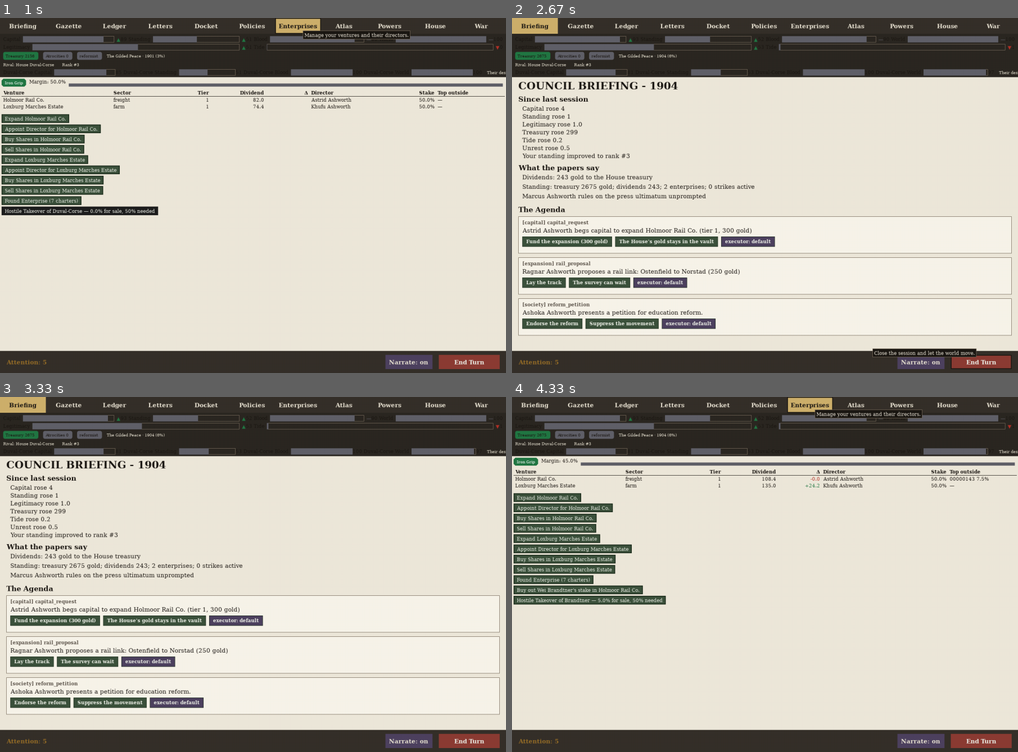
Above: before the commit, frames 1-4 (two rows, left to right).
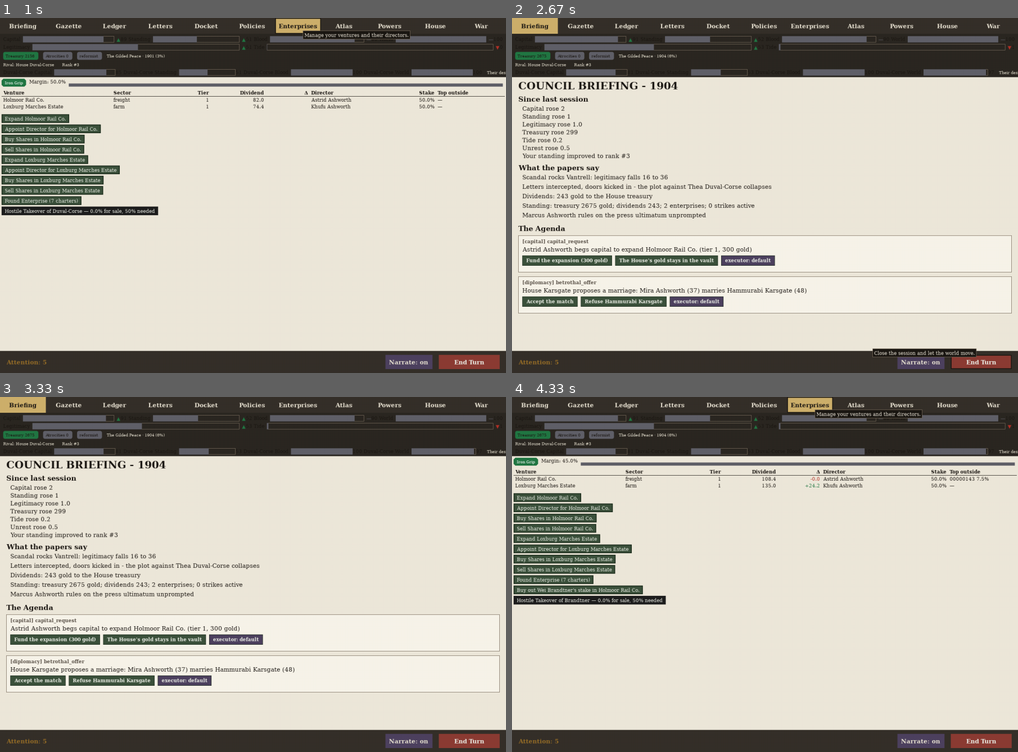
Above: after the commit, the same moments.

Repository: civersen222/Guilded-Age
Game: pygame game, started from gilded/__main__.py
The game is run twice, just before and just after one commit, with the same random seed, the same clock (stepped at 60 frames per second) and the same inputs.
Inputs (mouse positions are in pixels of both pictures, inside the frame that each line leads up to):
- Up to frame 1 (1 s): click "End Turn" at 0.38 s; click "Enterprises" at 0.72 s
- Up to frame 2 (2.67 s): click "End Turn" at 1.05 s; click "Enterprises" at 1.38 s; click (775, 74) at 1.72 s; click "Enterprises" at 2.05 s; click "End Turn" at 2.38 s
- Up to frame 3 (3.33 s): click (182, 499) at 2.72 s
- Up to frame 4 (4.33 s): click "Enterprises" at 4.05 s

Frame 1 is identical in both runs. In frame 2, 11% of the frame differs, in the area x 1-99%, y 5-90%; in frame 3, 11%; in frame 4, 0.6%.

Commit message:
11I: per-turn net-draining treasury clamp [1200, 2800] + uncapped dividend multiplier + credit every holder

Diff:
--- a/gilded/chassis.py
+++ b/gilded/chassis.py
@@ -43,6 +43,8 @@
     "farmland": "estate", "harbor": "rail_co",
 }
 TURN_BUDGET = 70                  # the century, at a year and a half a turn
+TREASURY_FLOOR = 1200.0
+TREASURY_CAP = 2800.0
 YEAR_START = 1900
 
 
@@ -350,6 +352,15 @@
                 for p in provs:
                     p.unrest = max(0.0, min(100.0, p.unrest + eff.unrest_add))
 
+        # 6.7 net-draining equalization: destroy excess above cap
+        # so the money supply cannot accumulate without bound
+        for h in sorted(self.houses):
+            treasury = self.houses[h]
+            if treasury.treasury > TREASURY_CAP:
+                treasury.treasury = TREASURY_CAP
+            elif treasury.treasury < TREASURY_FLOOR:
+                treasury.treasury = TREASURY_FLOOR
+
         # 7. the tide and the mandate
         self.tide.tick()
         for h in sorted(self.houses):
--- a/gilded/society/labor.py
+++ b/gilded/society/labor.py
@@ -26,8 +26,8 @@
 
 
 def dividend_multiplier(dial: float) -> float:
-    """0.6x at dial 0, 1.0x at 50. Capped at 1.0: dividends cannot exceed production."""
-    return min(1.0, 0.6 + 0.008 * clamp_dial(dial))
+    """0.6x at dial 0, 1.0x at 50, 1.4x at 100 - owners gain most from the squeeze."""
+    return 0.6 + 0.008 * clamp_dial(dial)
 
 
 def unrest_gain(dial: float) -> float:
--- a/gilded/society/shares.py
+++ b/gilded/society/shares.py
@@ -80,10 +80,9 @@
             holder = by_id.get(char_id)
             if holder is not None and holder.is_alive:
                 amt = gold * pct / 100.0
+                holder.gold_reserve += amt
                 if char_id == realm.ruler.id:
                     house_take += amt
-                else:
-                    holder.gold_reserve += amt
     return house_take, events
 
 
